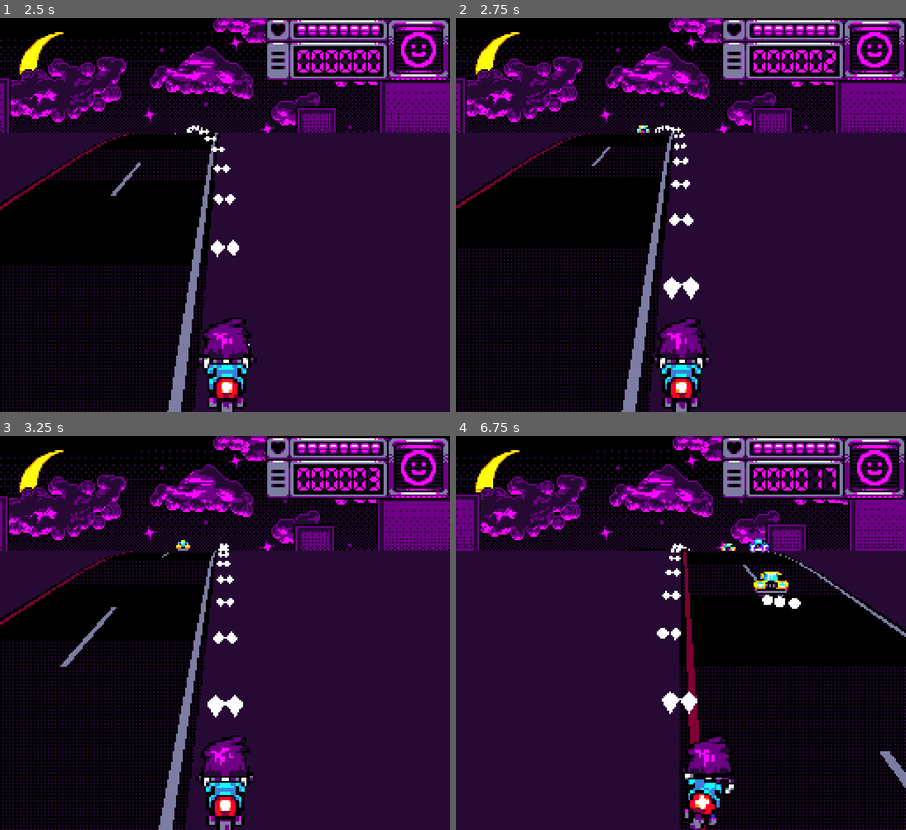
Above: before the commit, frames 1-4 (two rows, left to right).
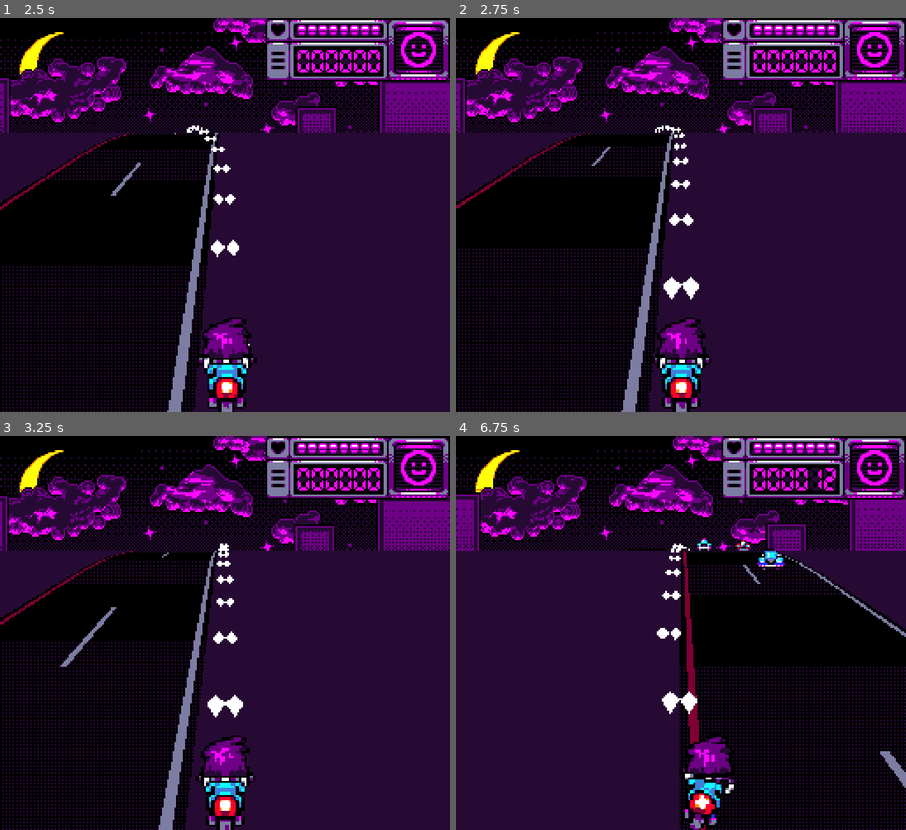
Above: after the commit, the same moments.

Repository: many-hats-team/lospecjam2
Game: Godot game, scene res://scenes/main.tscn
Two runs of this game, one before a commit and one after it. Both use one fixed random seed, a clock stepped at 60 frames per second and the inputs below.
Inputs:
- Up to frame 1 (2.5 s): click "Start" at 0.5 s; hold D (player_right) 1.28-2.03 s; hold S (player_down) from 2.03 s (still down)
- Up to frame 2 (2.75 s): keep holding S (player_down)
- Up to frame 3 (3.25 s): release S (player_down) at 2.78 s; hold D (player_right) from 2.78 s (still down)
- Up to frame 4 (6.75 s): release D (player_right) at 3.53 s; hold W (player_up) 3.53-4.28 s; hold A (player_left) 4.28-5.78 s; hold S (player_down) 5.78-6.53 s; hold D (player_right) from 6.53 s (still down)

Frame 1 is identical in both runs. In frame 2, less than 0.1% of the frame differs, in the area x 39-85%, y 8-30%; in frame 3, 0.1%; in frame 4, 1.0%, in the area x 53-85%, y 10-44%.

Commit message:
Separate enemy scene into car and biker

Diff:
--- a/project/scenes/components/enemy_spawner.tscn
+++ /dev/null
@@ -1,9 +0,0 @@
-[gd_scene load_steps=2 format=3 uid="uid://dpolfsh15rvao"]
-
-[ext_resource type="Script" path="res://scripts/components/enemy_spawner.gd" id="1_gfnwh"]
-
-[node name="EnemySpawner" type="Timer"]
-process_callback = 0
-wait_time = 5.0
-autostart = true
-script = ExtResource("1_gfnwh")
--- a/project/scenes/game.tscn
+++ b/project/scenes/game.tscn
@@ -8,8 +8,8 @@
 [ext_resource type="PackedScene" uid="uid://008g4gtbtf0n" path="res://scenes/objects/road.tscn" id="6_s0c51"]
 [ext_resource type="Script" path="res://scripts/objects/camera_follow.gd" id="7_hli4n"]
 [ext_resource type="PackedScene" uid="uid://c8at0t7xwevmr" path="res://scenes/objects/player.tscn" id="8_j03ps"]
+[ext_resource type="Script" path="res://scripts/components/enemy_spawner.gd" id="10_gaujq"]
 [ext_resource type="Script" path="res://scripts/objects/despawner.gd" id="10_wiqj0"]
-[ext_resource type="PackedScene" uid="uid://dpolfsh15rvao" path="res://scenes/components/enemy_spawner.tscn" id="11_tt8b7"]
 [ext_resource type="PackedScene" uid="uid://c0sxx3nwn2xey" path="res://scenes/ui/player_ui.tscn" id="12_6tpeq"]
 [ext_resource type="Script" path="res://scripts/spawn_boss.gd" id="12_um6i2"]
 [ext_resource type="PackedScene" uid="uid://bklt26gd3x6dy" path="res://scenes/ui/boss_ui.tscn" id="13_45bgl"]
@@ -127,13 +127,21 @@
 transform = Transform3D(1, 0, 0, 0, 1, 0, 0, 0, 1, -0.0161133, 0.516174, -1.70575)
 shape = SubResource("BoxShape3D_cdsm1")
 
-[node name="EnemySpawnPoint" type="Marker3D" parent="MainLayer/World"]
-transform = Transform3D(1, 0, 0, 0, 1, 0, 0, 0, 1, 0, 0.3, -20)
+[node name="CarSpawnLeft" type="Marker3D" parent="MainLayer/World"]
+transform = Transform3D(1, 0, 0, 0, 1, 0, 0, 0, 1, -1, 0.3, -20)
+script = ExtResource("10_gaujq")
+speed = 4.0
+offset = 0.4
+wait_min = 2.0
+wait_max = 8.0
 
-[node name="EnemySpawner" parent="MainLayer/World/EnemySpawnPoint" instance=ExtResource("11_tt8b7")]
-wait_time = 2.0
+[node name="CarSpawnRight" type="Marker3D" parent="MainLayer/World"]
+transform = Transform3D(1, 0, 0, 0, 1, 0, 0, 0, 1, 1, 0.3, -20)
+script = ExtResource("10_gaujq")
 speed = 4.0
-offset = 2.0
+offset = 0.4
+wait_min = 2.0
+wait_max = 8.0
 
 [node name="BossSpawnPoint" type="Marker3D" parent="MainLayer/World"]
 transform = Transform3D(1, 0, 0, 0, 1, 0, 0, 0, 1, 0, 0.3, -42.6063)
--- /dev/null
+++ b/project/scenes/objects/car.tscn
@@ -0,0 +1,46 @@
+[gd_scene load_steps=7 format=3 uid="uid://b37dry5xl67cl"]
+
+[ext_resource type="Script" path="res://scripts/objects/enemy.gd" id="1_sfgrt"]
+[ext_resource type="PackedScene" uid="uid://gcso6pn2lfot" path="res://scenes/objects/sprite.tscn" id="4_2vwqi"]
+[ext_resource type="Shader" path="res://shaders/sprite_shader.gdshader" id="5_x0x8j"]
+[ext_resource type="Texture2D" uid="uid://efsv2sqdsmlm" path="res://assets/cars.png" id="6_4r642"]
+
+[sub_resource type="BoxShape3D" id="BoxShape3D_6jsf0"]
+size = Vector3(1, 0.5, 0.5)
+
+[sub_resource type="ShaderMaterial" id="ShaderMaterial_q1rys"]
+resource_local_to_scene = true
+render_priority = 0
+shader = ExtResource("5_x0x8j")
+shader_parameter/albedo = Color(1, 1, 1, 1)
+shader_parameter/alpha_scissor_threshold = 0.5
+shader_parameter/point_size = 1.0
+shader_parameter/roughness = 1.0
+shader_parameter/metallic_texture_channel = null
+shader_parameter/specular = 0.5
+shader_parameter/metallic = 0.0
+shader_parameter/uv1_scale = Vector3(1, 1, 1)
+shader_parameter/uv1_offset = Vector3(168, 60, 0)
+shader_parameter/uv2_scale = Vector3(1, 1, 1)
+shader_parameter/uv2_offset = Vector3(0, 0, 0)
+shader_parameter/flash = false
+shader_parameter/flash_color = Vector3(1, 1, 1)
+shader_parameter/texture_albedo = ExtResource("6_4r642")
+
+[node name="Car" type="CharacterBody3D"]
+collision_layer = 4
+collision_mask = 0
+script = ExtResource("1_sfgrt")
+
+[node name="CollisionShape3D" type="CollisionShape3D" parent="."]
+shape = SubResource("BoxShape3D_6jsf0")
+
+[node name="Sprite" parent="." instance=ExtResource("4_2vwqi")]
+unique_name_in_owner = true
+material_override = SubResource("ShaderMaterial_q1rys")
+texture = ExtResource("6_4r642")
+hframes = 2
+vframes = 10
+frame = 4
+frame_start = 4
+frame_end = 5
--- a/project/scripts/components/enemy_spawner.gd
+++ b/project/scripts/components/enemy_spawner.gd
@@ -1,26 +1,52 @@
-extends Timer
+class_name EnemySpawner
+extends Marker3D
 
-const EnemyScene := preload("res://scenes/objects/enemy.tscn")
+const CarScene := preload("res://scenes/objects/car.tscn")
+const BikerScene := preload("res://scenes/objects/biker.tscn")
 
+enum Kind {
+	CAR,
+	BIKER,
+}
+
+@export var kind: Kind
 
 @export var speed: float
 @export var offset: float
+@export var wait_min: float
+@export var wait_max: float
 
-@onready var source_node := get_parent() as Node3D
 @onready var rng := RandomNumberGenerator.new()
 
+var timer: Timer
+
 func _ready() -> void:
-	assert(source_node)
-	timeout.connect(_on_timeout)
-	mgmt.boss_died.connect(stop)
+	timer = Timer.new()
+	timer.process_callback = Timer.TIMER_PROCESS_PHYSICS
+	timer.autostart = true
+	timer.timeout.connect(_on_timeout)
+	mgmt.boss_died.connect(timer.stop)
+	_pick_new_wait_time()
+	add_child(timer)
+
+
+func _pick_new_wait_time() -> void:
+	timer.wait_time = rng.randf_range(wait_min, wait_max)
 
 
 func _on_timeout() -> void:
+	_pick_new_wait_time()
+
 	var world := mgmt.get_world()
 	if world:
-		var enemy := EnemyScene.instantiate()
+		var enemy: Enemy
+		match kind:
+			Kind.CAR:
+				enemy = CarScene.instantiate() as Enemy
+			Kind.BIKER:
+				enemy = BikerScene.instantiate() as Enemy
 		world.add_child(enemy)
 		enemy.setup(
-			source_node.global_position + Vector3(rng.randf_range(-offset, offset), 0, 0),
+			global_position + Vector3(rng.randf_range(-offset, offset), 0, 0),
 			Vector3.BACK * speed
 		)
--- a/project/scripts/objects/enemy.gd
+++ b/project/scripts/objects/enemy.gd
@@ -1,3 +1,4 @@
+class_name Enemy
 extends CharacterBody3D
 
 
Not shown: 3 places in project/scenes/objects/biker.tscn that only renumber resources
Not shown: 2 places in project/scenes/objects/player.tscn that only renumber resources
